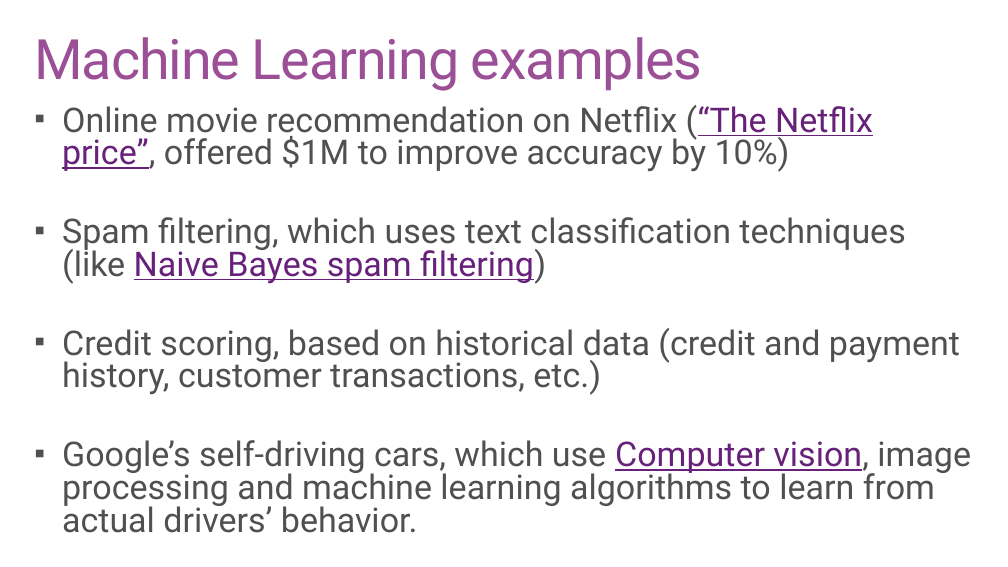
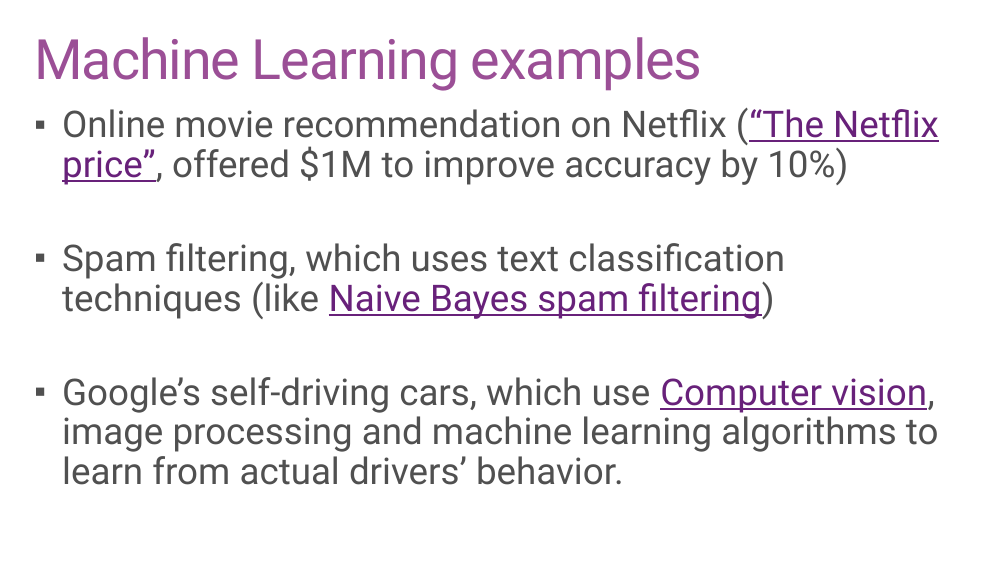
Before and after one commit to BionStt/MachineLearning, a slide deck: slide 6 of Introduction to Azure Machine Learning - english.pptx (slide 5 before the commit). Drawn at 1008x567 pixels with LibreOffice and Linux fonts; fonts in the diff are those of the drawing; background and template pictures are left out. Boxes give left, top, right and bottom in pixels: in the first picture for what was removed or moved away, otherwise in the second. Text is boxed around its words. In the diff, an @@ line names an element or a change of style, - is before the commit and + after.

```diff
--- a/Introduction to Azure Machine Learning - english.pptx
+++ b/Introduction to Azure Machine Learning - english.pptx
@@ text "Online movie recommendation on Netflix ..." at (x1=62, y1=108, x2=939, y2=485): size 32.4 to 35 pt; line spacing 0.8 to 0.9 @@
@@ text at (x1=62, y1=328, x2=960, y2=395): paragraph removed @@
-▪ Credit scoring, based on historical data (credit and payment history, customer transactions, etc.)
```
Also in this commit, not shown: 2 other slides changed, 4 slides added, 1 slide removed, 11 other files.
